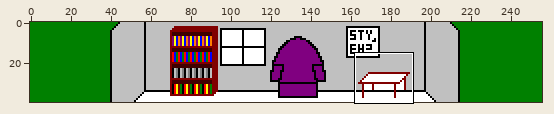
Edited in one commit: sprite sheet (graphics/my-house.png). Above: a wide view before the commit, with the close-up outlined.
Close-up. Old version:
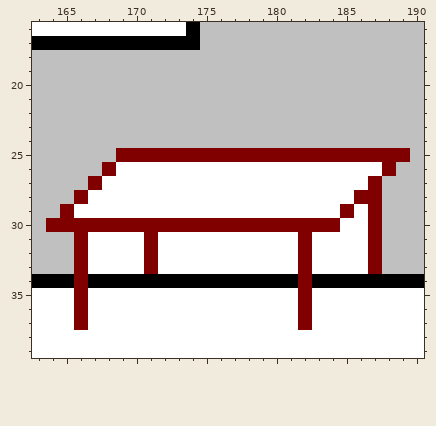
The file is 256x40 pixels. Shown: x 163..190, y 16..39.
And afterwards:
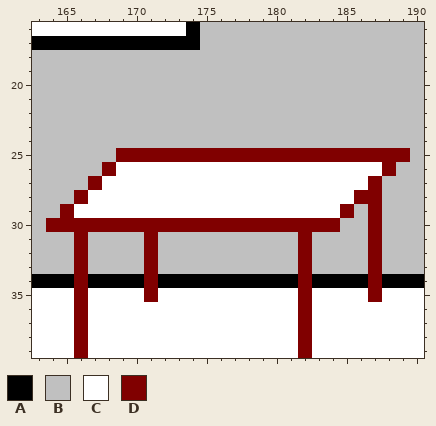
Palette (. is transparent): A #000000  B #c0c0c0  C #ffffff  D #800000
From the commit log: my-house changes: more glimmers, poster changes (part of #26)
Changes in this commit:
Changed rows in their new state; - is an unchanged pixel.
first column x 166:
29 --------------------B-
30 -------------------BB-
31 -BBBB-BBBBBBBBBB-BBBB-
32 -BBBB-BBBBBBBBBB-BBBB-
33 -BBBB-BBBBBBBBBB-BBBB-
34 -----D---------------D
35 -----D---------------D
38 D---------------D-----
39 D---------------D-----
Pixel boxes of the changes (left, top, right, bottom) in both close-ups:
changed: (74, 204, 382, 358)
